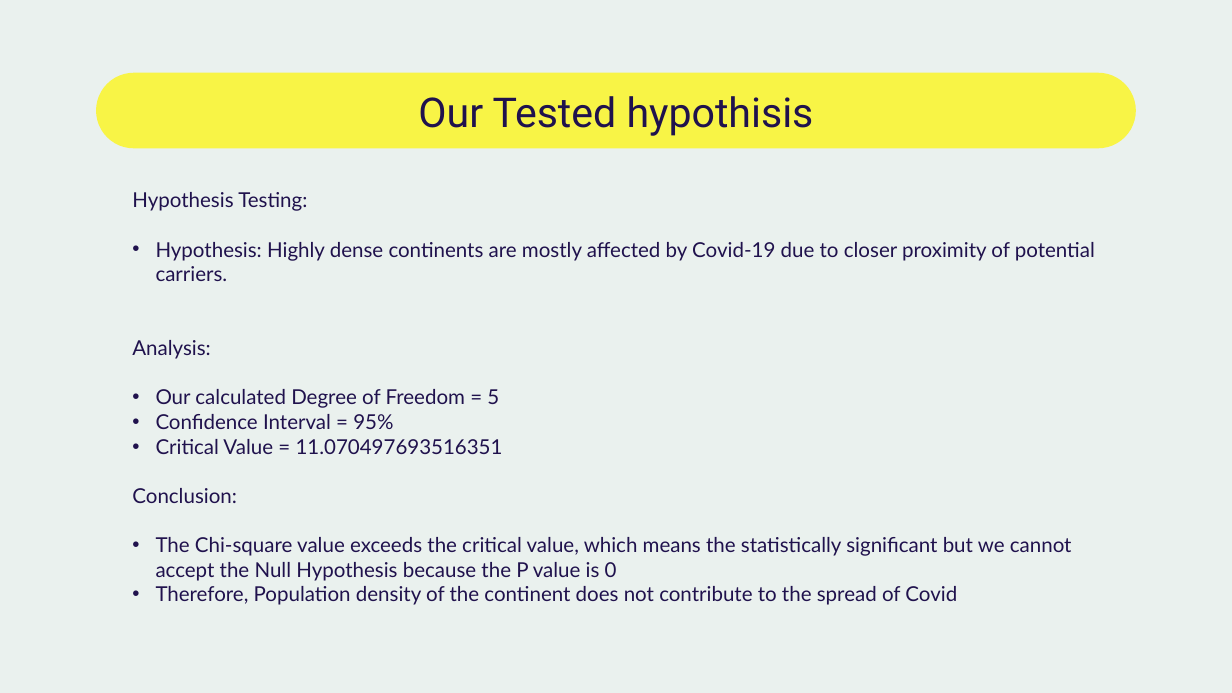
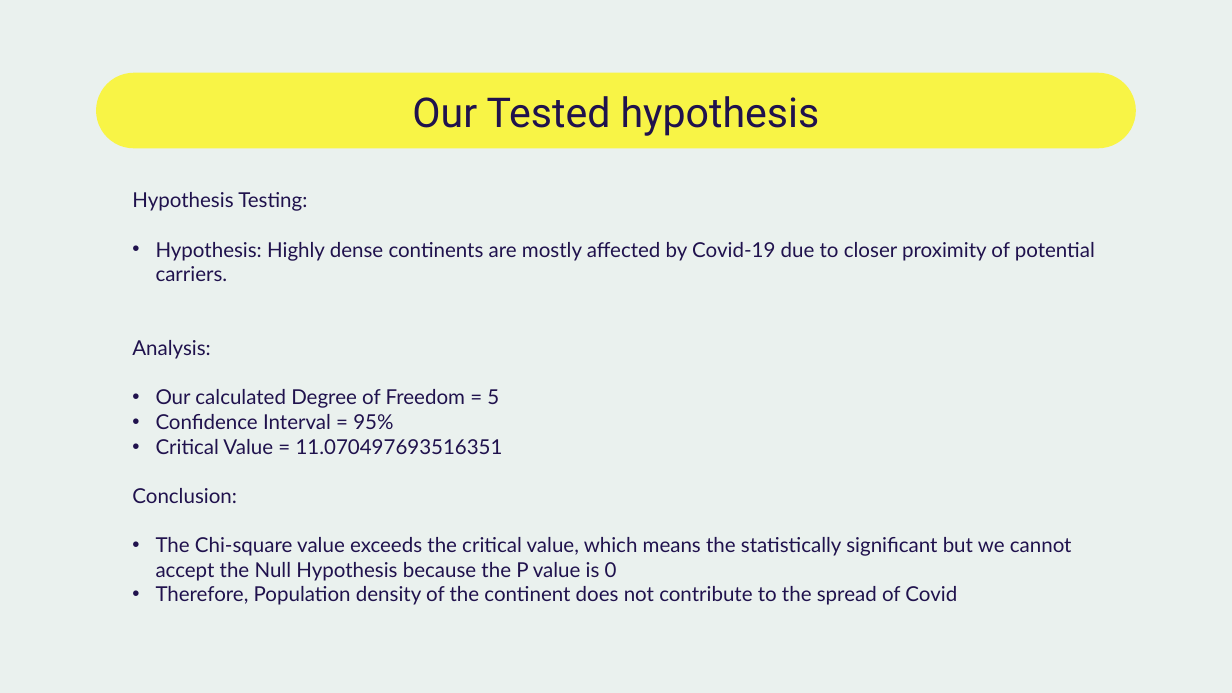
Before and after one commit to jjjdewan/ucb-data-visualization-msgrp-project1-covid-19, a slide deck: slide 12 of presentation_covid19-final.pptx. Drawn at 1232x693 pixels with LibreOffice and Linux fonts; fonts in the diff are those of the drawing. Boxes give left, top, right and bottom in pixels: in the first picture for what was removed or moved away, otherwise in the second. Text is boxed around its words. In the diff, an @@ line names an element or a change of style, - is before the commit and + after.

```diff
--- a/presentation_covid19-final.pptx
+++ b/presentation_covid19-final.pptx
@@ title at [412,96,820,136]: text changed @@
-Our Tested hypothisis
+Our Tested hypothesis
```
Also in this commit, not shown: 1 other slide changed.
